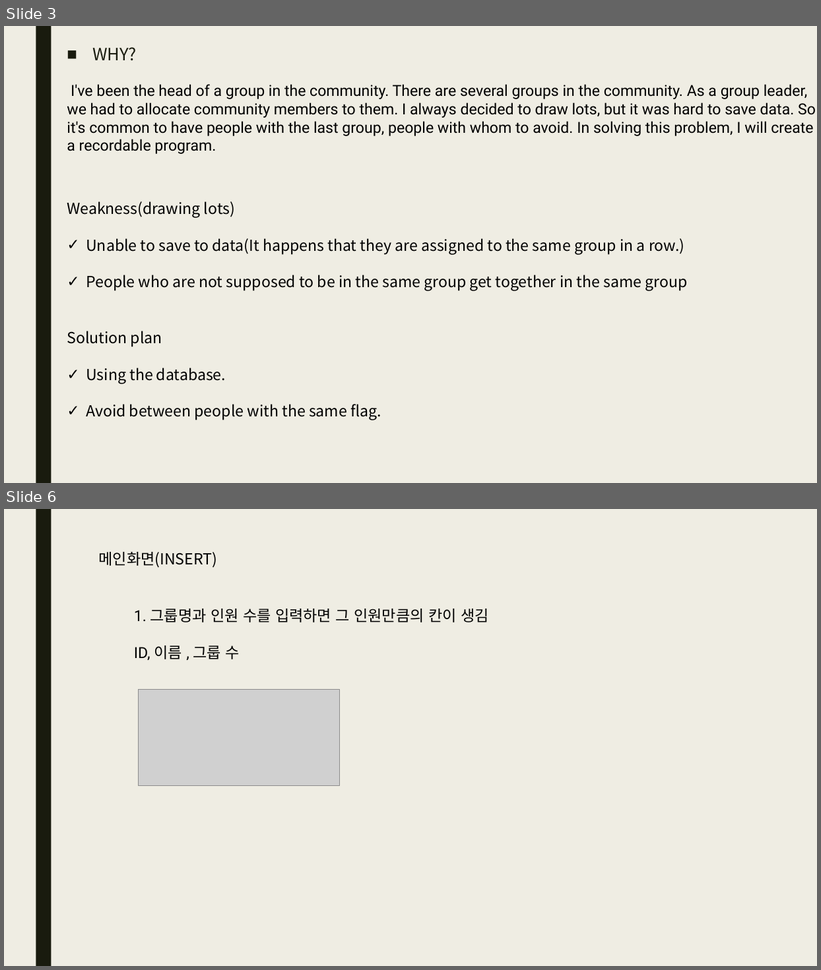
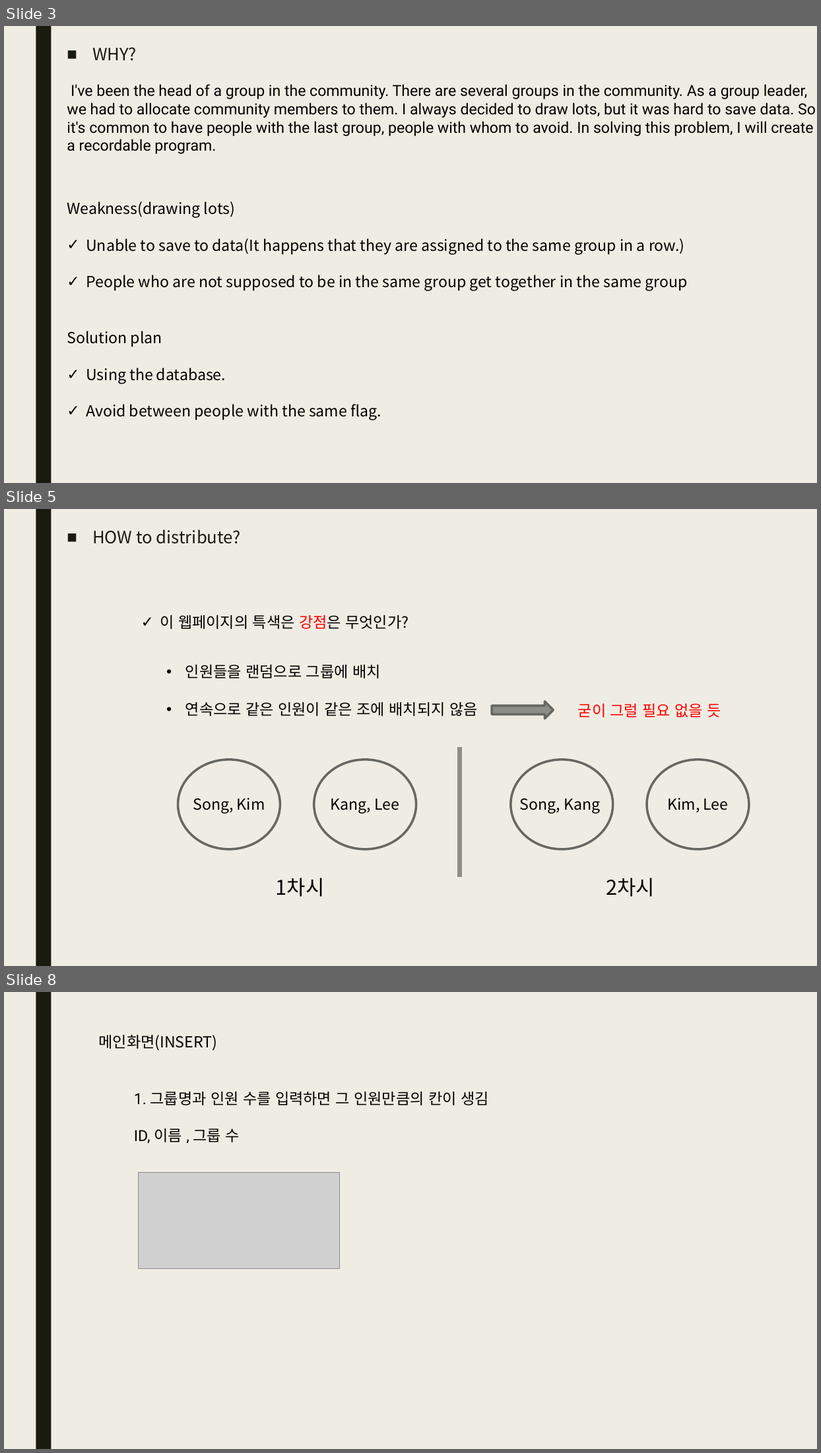
Before and after one commit to qhftkf1/02.S01_GroupMaker, a slide deck: S01_그룹 지정하기.pptx. Shown one above the other, each under a label of ours: slides 3 and 6 before the commit, slides 3, 5 and 8 after it; the slides between them are not shown. The pictures are 821x970 and 821x1453 pixels, drawn with LibreOffice and Linux fonts; fonts in the diff are those of the drawing; grey boxes stand for pictures. Boxes give left, top, right and bottom in pixels: in the first picture for what was removed or moved away, otherwise in the second. Text is boxed around its words. In the diff, an @@ line names an element or a change of style, - is before the commit and + after.

```diff
--- a/S01_그룹 지정하기.pptx
+++ b/S01_그룹 지정하기.pptx
@@ slide 5 added at (x1=4, y1=509, x2=817, y2=966), background #EFEDE3; not listed: 1 template element that a slide beside it also shows @@
@@ text added at (x1=92, y1=529, x2=241, y2=544), 20 pt, text #191B0E @@
+■ HOW to distribute?
@@ text added at (x1=160, y1=615, x2=409, y2=629), 18 pt, text #000000 @@
+✓ 이 웹페이지의 특색은 강점은 무엇인가?
@@ text added at (x1=186, y1=665, x2=381, y2=679), 18 pt, text #000000 @@
+• 인원들을 랜덤으로 그룹에 배치
@@ text added at (x1=186, y1=702, x2=478, y2=716), 18 pt, text #000000 @@
+• 연속으로 같은 인원이 같은 조에 배치되지 않음
@@ right arrow added at (x1=492, y1=702, x2=554, y2=719), fill #8C8D86, outline #686863 2.75 pt @@
@@ text added at (x1=578, y1=704, x2=721, y2=718), 18 pt, text #FF0000 @@
+굳이 그럴 필요 없을 듯
@@ ellipse added at (x1=178, y1=760, x2=281, y2=850), outline #686863 2.75 pt @@
@@ ellipse added at (x1=314, y1=760, x2=416, y2=850), outline #686863 2.75 pt @@
@@ line added from (459, 747) to (459, 877), #8C8D86 6 pt @@
@@ ellipse added at (x1=511, y1=760, x2=613, y2=850), outline #686863 2.75 pt @@
@@ ellipse added at (x1=647, y1=760, x2=749, y2=850), outline #686863 2.75 pt @@
@@ text added at (x1=193, y1=798, x2=265, y2=814), 18 pt, text #000000 @@
+Song, Kim
@@ text added at (x1=331, y1=799, x2=400, y2=814), 18 pt, text #000000 @@
+Kang, Lee
@@ text added at (x1=520, y1=798, x2=600, y2=814), 18 pt, text #000000 @@
+Song, Kang
@@ text added at (x1=667, y1=798, x2=729, y2=813), 18 pt, text #000000 @@
+Kim, Lee
@@ text added at (x1=276, y1=878, x2=325, y2=897), 24 pt, text #000000 @@
+1차시
@@ text added at (x1=606, y1=878, x2=655, y2=897), 24 pt, text #000000 @@
+2차시
@@ what was slide 6 is now slide 8 @@
```
Also in this commit, not shown: 4 slides changed, 6 other slides added, 1 slide removed, 12 other files.
